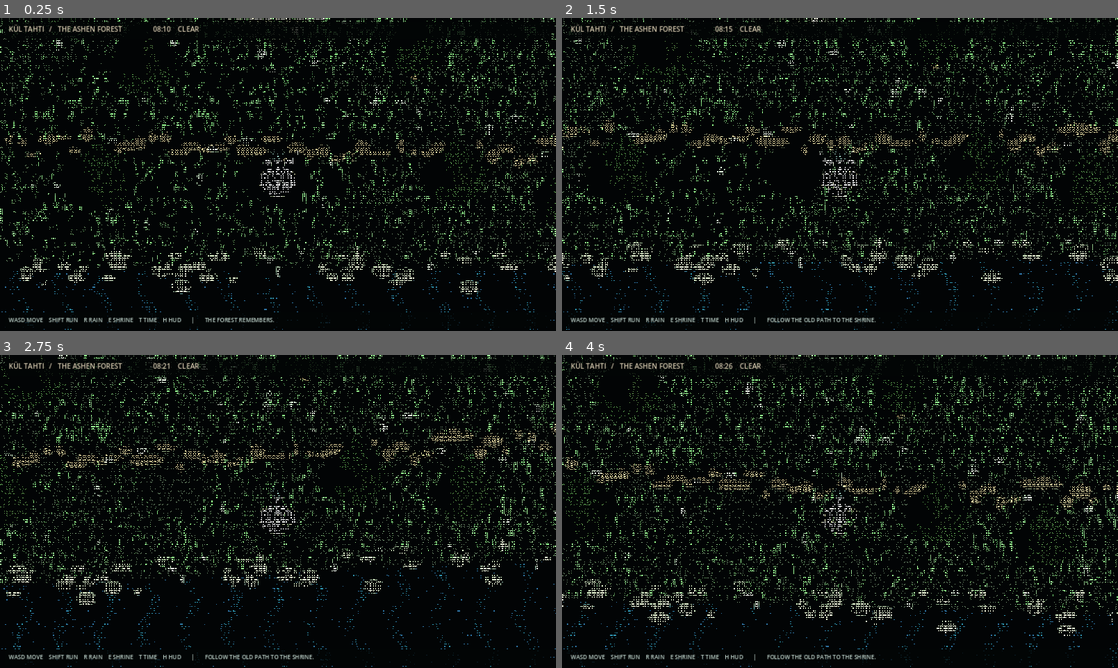
Above: before the commit, frames 1-4 (two rows, left to right).
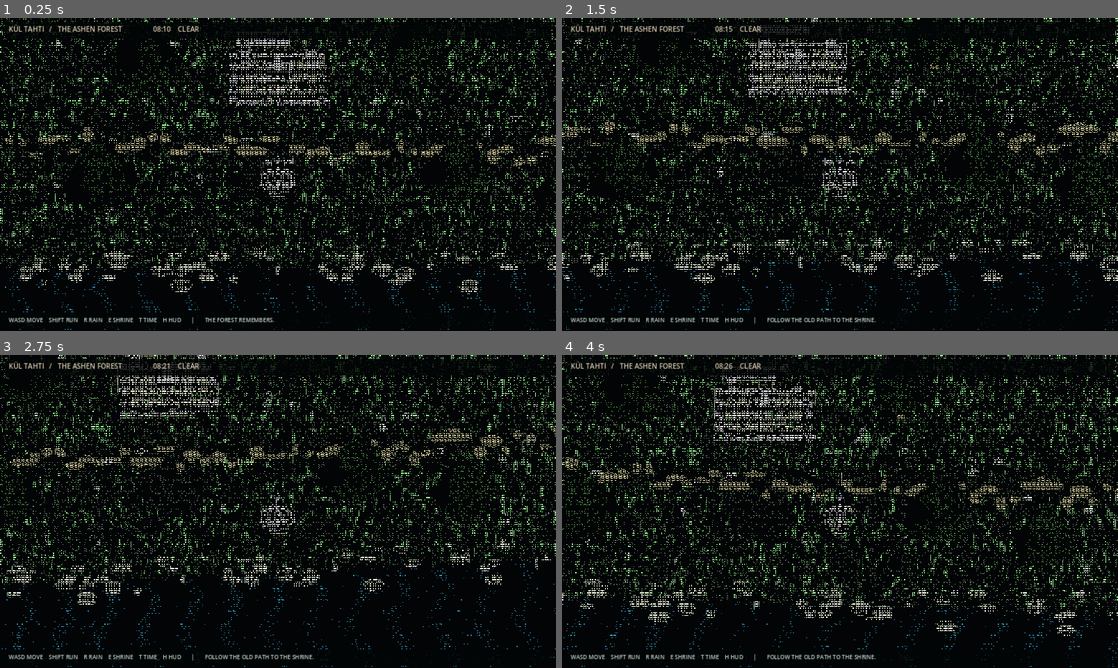
Above: after the commit, the same moments.

Repository: furkhans4o4-create/KUL-TAHTI
Game: Godot game, scene res://scenes/main.tscn
Same seed, same stepped clock (60 frames per second), same inputs: the game is played once before the commit and once after it.
Inputs:
- Up to frame 1 (0.25 s): no input
- Up to frame 2 (1.5 s): tap Enter at 0.5 s; hold D 0.53-1.28 s; tap E at 0.6, 1.35 s; tap Space at 0.77 s; hold S from 1.28 s (still down)
- Up to frame 3 (2.75 s): tap Space at 1.52 s; release S at 2.03 s; hold D from 2.03 s (still down); hold Shift from 2.03 s (still down); tap E at 2.3 s
- Up to frame 4 (4 s): release D at 2.78 s; release Shift at 2.78 s; hold W 2.78-3.53 s; tap 1 at 2.85 s; tap Space at 3.02, 3.77 s; tap E at 3.05, 3.8 s; hold A from 3.53 s (still down); tap 2 at 3.6 s

The runs differ from the first frame. In frame 1, 4.0% of the frame differs, in the area x 0-100%, y 0-100%; in frame 2, 3.5%; in frame 3, 3.6%; in frame 4, 3.8%.

Commit message:
Frame shrine inside scene and lift forest ambient visibility

Diff:
--- a/scripts/forest3d.gd
+++ b/scripts/forest3d.gd
@@ -251,25 +251,25 @@
     var stone := _material("71756c")
     var moss := _material("445c47")
     var gold_light := _material("efa65d", 0.3, true)
-    _mesh(BoxMesh.new(), stone, self, Vector3(0, 0.05, -16.0), Vector3(7.0,0.35,4.4))
-    _mesh(BoxMesh.new(), moss, self, Vector3(0, 0.24, -16.0), Vector3(5.6,0.25,3.3))
-    _mesh(BoxMesh.new(), stone, self, Vector3(0, 0.52, -16.4), Vector3(1.7,0.8,1.15))
+    _mesh(BoxMesh.new(), stone, self, Vector3(0, 0.05, -8.6), Vector3(7.0,0.35,4.4))
+    _mesh(BoxMesh.new(), moss, self, Vector3(0, 0.24, -8.6), Vector3(5.6,0.25,3.3))
+    _mesh(BoxMesh.new(), stone, self, Vector3(0, 0.52, -9.0), Vector3(1.7,0.8,1.15))
     var pillar := CylinderMesh.new()
     pillar.top_radius = 0.42
     pillar.bottom_radius = 0.50
     pillar.height = 1.0
     pillar.radial_segments = 6
-    _mesh(pillar,stone,self,Vector3(-2.35,1.95,-17.1),Vector3(1.0,3.0,1.0))
-    _mesh(pillar,stone,self,Vector3(2.35,1.15,-17.1),Vector3(1.0,1.55,1.0))
-    _mesh(BoxMesh.new(),stone,self,Vector3(-1.05,3.52,-17.1),Vector3(3.8,0.48,0.75))
+    _mesh(pillar,stone,self,Vector3(-2.35,1.95,-9.7),Vector3(1.0,3.0,1.0))
+    _mesh(pillar,stone,self,Vector3(2.35,1.15,-9.7),Vector3(1.0,1.55,1.0))
+    _mesh(BoxMesh.new(),stone,self,Vector3(-1.05,3.52,-9.7),Vector3(3.8,0.48,0.75))
     var crystal := _sphere(0.48)
-    _mesh(crystal,gold_light,self,Vector3(0,1.4,-16.4),Vector3(0.72,1.55,0.72))
+    _mesh(crystal,gold_light,self,Vector3(0,1.4,-9.0),Vector3(0.72,1.55,0.72))
     var glow := OmniLight3D.new()
     glow.light_color = Color("ffc27a")
     glow.light_energy = 1.9
     torch_light = glow
     glow.omni_range = 6.0
-    glow.position = Vector3(0,2.4,-16.3)
+    glow.position = Vector3(0,2.4,-8.9)
     add_child(glow)
 
 func _player() -> void:
@@ -329,7 +329,7 @@
 
 func _sync_camera(delta: float) -> void:
     var target := hero_position + Vector3(0,0.9,0)
-    var at := target + Vector3(0,24,16)
+    var at := target + Vector3(0,22,15)
     camera.position = camera.position.lerp(at,minf(1.0,delta*6.0))
     camera.look_at(target,Vector3.UP)
 
@@ -360,7 +360,7 @@
     day_time = fposmod(day_time + delta/340.0,1.0)
     var sunlight_factor: float = 0.52+0.48*maxf(0.0,sin(day_time*TAU-PI*0.5))
     sunlight.light_energy = 0.34 + sunlight_factor*0.95
-    environment.ambient_light_energy = 0.48 + sunlight_factor*0.34
+    environment.ambient_light_energy = 0.64 + sunlight_factor*0.36
     var move := Vector3.ZERO
     if Input.is_physical_key_pressed(KEY_W) or Input.is_key_pressed(KEY_UP): move.z -= 1
     if Input.is_physical_key_pressed(KEY_S) or Input.is_key_pressed(KEY_DOWN): move.z += 1
@@ -399,7 +399,7 @@
 func action(key: int) -> void:
     match key:
         KEY_E:
-            if hero_position.distance_to(Vector3(0,0,-16.4)) < 5.5:
+            if hero_position.distance_to(Vector3(0,0,-9.0)) < 5.5:
                 shrine_pulse = 1.5
                 status="AN ANCIENT FLAME ANSWERS."
             else:
